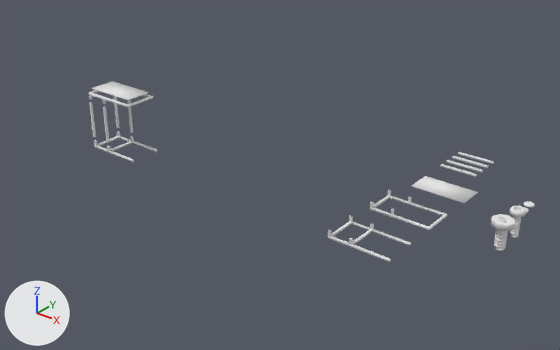
The OBJ model model/872514.obj: old version first, new version second.
The view is the same before and after, from a 50 mm lens placed at (170.0, -161.0, 177.0), pointed at (-28.0, 85.0, 24.0). The lights are fixed; the arrows at lower left show +X, +Y and +Z. Where no turn or scale is listed for an object, it has been applied to the vertices.

The scene before the commit, as lines of its bpy script (objects in view):
```python
me_abaco = bpy.data.meshes.new('Abaco')
me_abaco.from_pydata(...)  # 3554 vertices, 3456 faces; spans x 19.7..48.0, y 56.0..162.6, z 21.4..25.6
me_abaco.materials.append(mat_01___default)  # white #e7e7e7
me_assonometria = bpy.data.meshes.new('Assonometria')
me_assonometria.from_pydata(...)  # 12753 vertices, 12358 faces; spans x -121.6..-93.4, y 56.0..72.0, z 20.9..52.5
me_assonometria.materials.append(mat_01___default)  # white #e7e7e7
me_object003 = bpy.data.meshes.new('Object003')
me_object003.from_pydata(...)  # 869 vertices, 801 faces; spans x 62.31..72.16, y 107.78..117.62, z 8.33..22.33
me_object003.materials.append(mat_01___default)  # white #e7e7e7
ob_abaco = bpy.data.objects.new('Abaco', me_abaco)
ob_abaco.location = (0.0, 0.0, 0.0)
ob_assonometria = bpy.data.objects.new('Assonometria', me_assonometria)
ob_assonometria.location = (0.0, 0.0, 0.0)
ob_object003 = bpy.data.objects.new('Object003', me_object003)
ob_object003.location = (0.0, 0.0, 0.0)
```
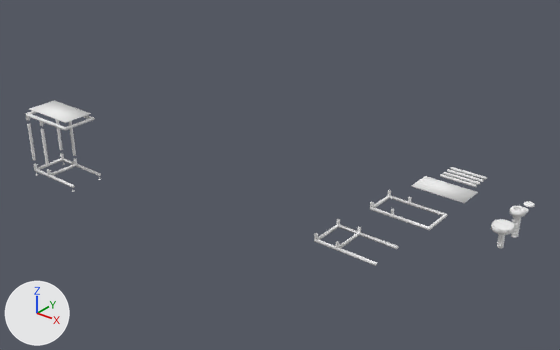
Changed parts and their boxes (x1, y1, x2, y2) in the pictures (560 x 350 px):
'Abaco', reshaped (33% wider, 10% shorter): before (328, 152, 494, 262); after (314, 167, 535, 266)
'Assonom', added: after (25, 101, 101, 192)
'Assonometria', deleted: before (88, 81, 157, 162)
'Object003', deleted: before (491, 214, 515, 251)
part 1 of me_abaco, rebuilt: before (328, 215, 411, 262); after (314, 219, 398, 266)
part 2 of me_abaco, added: after (491, 219, 515, 248)
part 3 of me_abaco, added: after (450, 167, 487, 180)
part 4 of me_abaco, added: after (447, 169, 484, 182)
part 5 of me_abaco, added: after (443, 172, 480, 185)
part 6 of me_abaco, added: after (440, 174, 477, 187)
part 7 of me_abaco, deleted: before (440, 164, 477, 177)
part 8 of me_abaco, deleted: before (446, 160, 483, 173)
part 9 of me_abaco, deleted: before (452, 156, 488, 168)
part 10 of me_abaco, deleted: before (458, 152, 494, 164)

What the commit changed:
me_abaco is used by ob_abaco; location (0.0, 0.0, 0.0).
me_abaco had 3554 vertices, 3456 faces and spanned x 19.7..48.0, y 56.0..162.6, z 21.4..25.6.
me_abaco now has 4836 vertices, 4877 faces and spans x 17.2..72.7, y 50.6..151.8, z 9.0..25.6.
me_abaco part 1: the loose piece of 1052 vertices spanning x 19.7..47.8, y 56.0..72.0, z 22.0..25.5 is rebuilt with 1104 vertices and now spans x 17.2..45.3, y 50.6..66.6, z 22.0..25.5.
me_abaco part 2: a new loose piece of 1850 vertices spanning x 63.5..72.7, y 106.2..115.9, z 10.3..21.0, in mat_01___default (white #efefef).
me_abaco part 3: a new loose piece of 150 vertices spanning x 25.2..43.2, y 147.9..148.9, z 19.3..20.3, in mat_01___default (white #efefef).
me_abaco part 4: a new loose piece of 150 vertices spanning x 25.2..43.2, y 144.6..145.6, z 19.3..20.3, in mat_01___default (white #efefef).
me_abaco part 5: a new loose piece of 150 vertices spanning x 25.2..43.2, y 141.1..142.1, z 19.3..20.3, in mat_01___default (white #efefef).
me_abaco part 6: a new loose piece of 150 vertices spanning x 25.2..43.2, y 137.9..138.9, z 19.3..20.3, in mat_01___default (white #efefef).
me_abaco part 7: the loose piece of 457 vertices spanning x 22.0..40.0, y 143.8..144.8, z 21.4..22.4 is deleted.
me_abaco part 8: the loose piece of 457 vertices spanning x 22.0..40.0, y 149.7..150.8, z 21.4..22.4 is deleted.
me_abaco part 9: the loose piece of 457 vertices spanning x 22.0..40.0, y 155.7..156.7, z 21.4..22.4 is deleted.
me_abaco part 10: the loose piece of 457 vertices spanning x 22.0..40.0, y 161.6..162.6, z 21.4..22.4 is deleted.
Mesh me_assonom is new.
It has 17136 vertices, 17464 faces and spans x -121.6..-93.4, y 21.0..37.3, z 19.9..52.5.
It uses material mat_01___default (white #e7e7e7).
Object 'Assonometria' (ob_assonometria) is deleted.
Object 'Object003' (ob_object003) is deleted.
Object 'Assonom' (ob_assonom) is new; it shows me_assonom.
Its location is (0.0, 0.0, 0.0).
